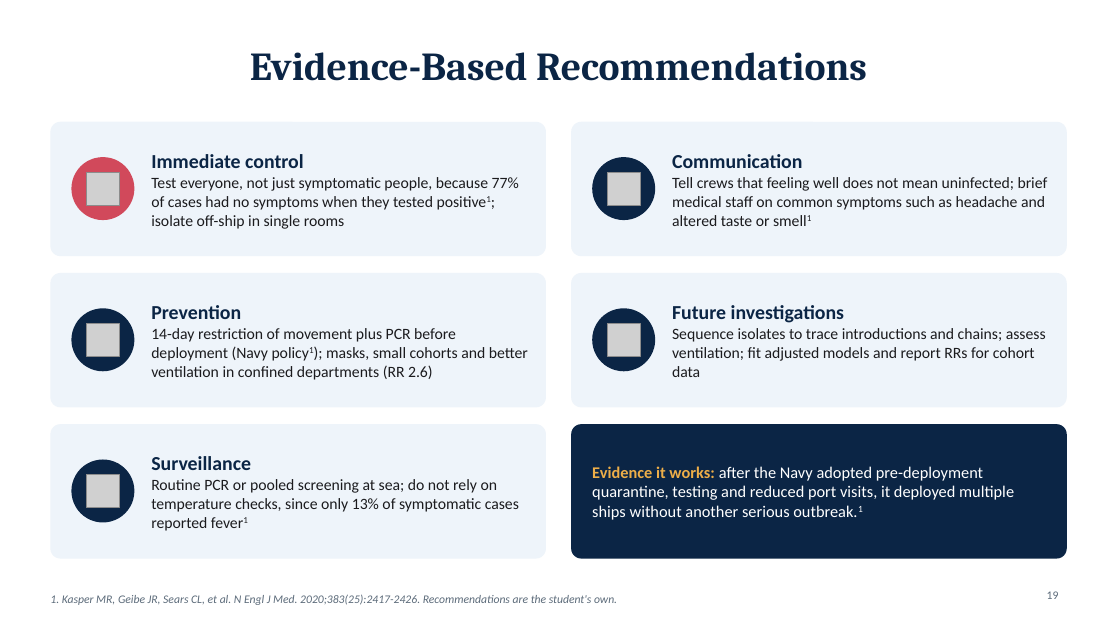
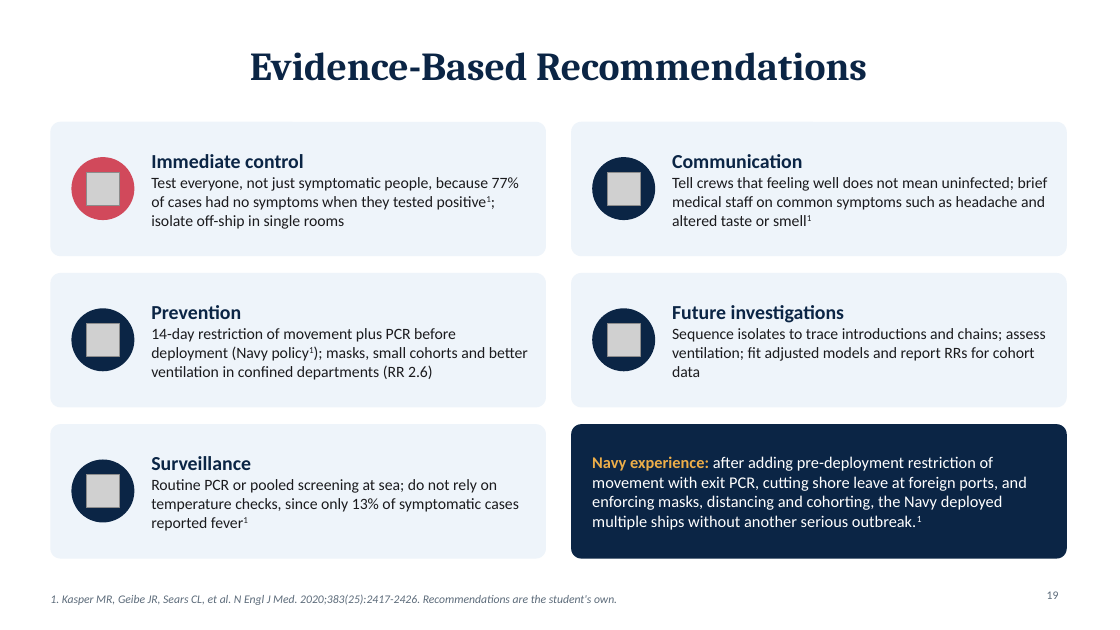
Before and after one commit to adebowa96/Research, a slide deck: slide 19 of Outbreak_of_the_Day/Covid19_Aircraft_Carrier_Outbreak.pptx. Drawn at 1120x630 pixels with LibreOffice and Linux fonts; fonts in the diff are those of the drawing; grey boxes stand for pictures. Boxes give left, top, right and bottom in pixels: in the first picture for what was removed or moved away, otherwise in the second. Text is boxed around its words. In the diff, an @@ line names an element or a change of style, - is before the commit and + after.

```diff
--- a/Outbreak_of_the_Day/Covid19_Aircraft_Carrier_Outbreak.pptx
+++ b/Outbreak_of_the_Day/Covid19_Aircraft_Carrier_Outbreak.pptx
@@ text at box(592, 456, 1027, 530): text changed @@
-Evidence it works: after the Navy adopted pre-deployment quarantine, testing and reduced port visits, it deployed multiple ships without another serious outbreak.1
+Navy experience: after adding pre-deployment restriction of movement with exit PCR, cutting shore leave at foreign ports, and enforcing masks, distancing and cohorting, the Navy deployed multiple ships without another serious outbreak.1
```
Also in this commit, not shown: 7 other slides changed.
